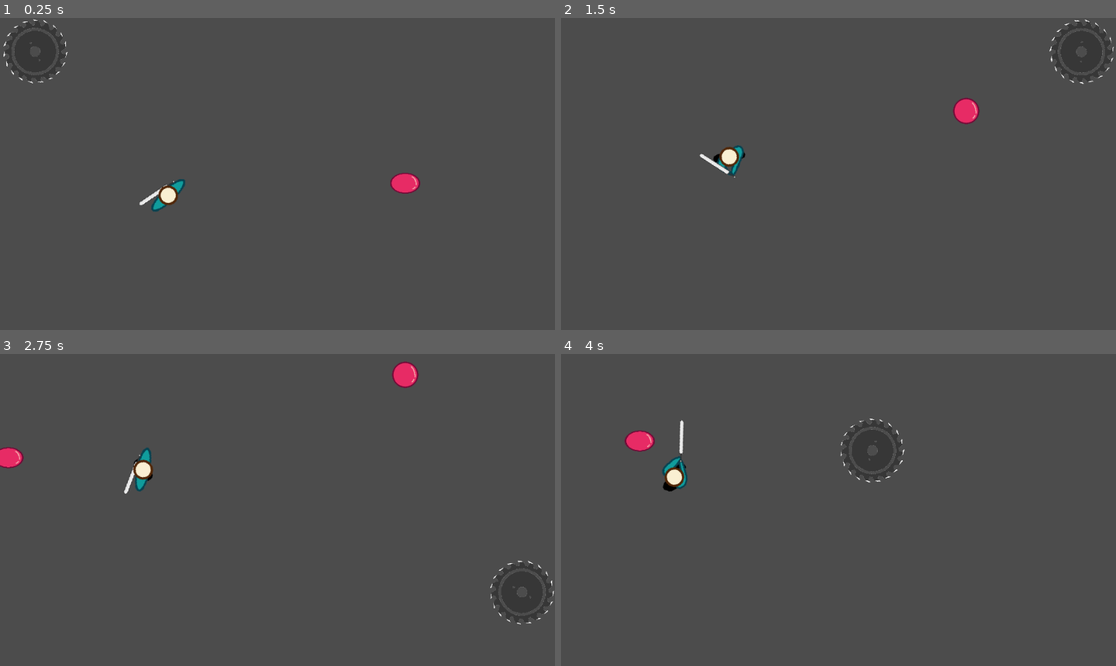
Above: before the commit, frames 1-4 (two rows, left to right).
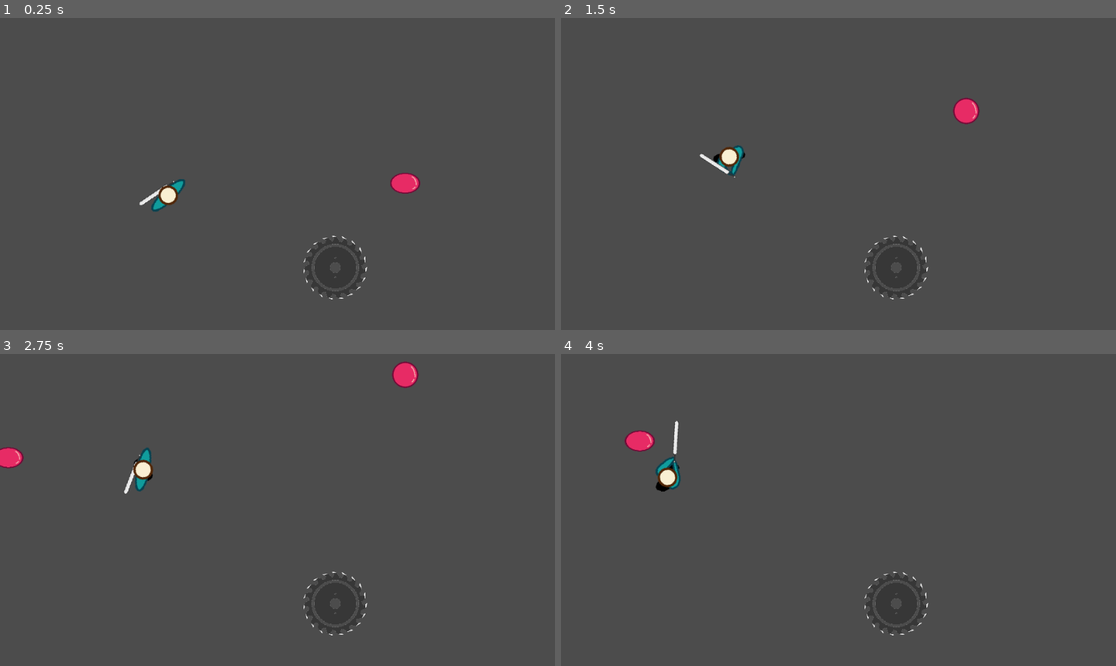
Above: after the commit, the same moments.

Repository: Zircon332/Sawblader
Game: Godot game, scene res://scenes/main.tscn
Two runs of this game, one before a commit and one after it. Both use one fixed random seed, a clock stepped at 60 frames per second and the inputs below.
Inputs (mouse positions are in pixels of both pictures, inside the frame that each line leads up to):
- Up to frame 1 (0.25 s): no input
- Up to frame 2 (1.5 s): move the mouse to (810, 236) at 0.52 s; hold W (move_up) from 0.53 s (still down); click (810, 236) at 0.6 s; move the mouse to (1005, 220) at 1.27 s; click (1005, 220) at 1.35 s
- Up to frame 3 (2.75 s): move the mouse to (111, 463) at 2.02 s; release W (move_up) at 2.03 s; hold A (move_left) from 2.03 s (still down); click (111, 463) at 2.1 s
- Up to frame 4 (4 s): move the mouse to (866, 510) at 2.77 s; click (866, 510) at 2.85 s; move the mouse to (755, 432) at 3.52 s; release A (move_left) at 3.53 s; hold S (move_down) from 3.53 s (still down); click (755, 432) at 3.6 s

The runs differ from the first frame. In frame 1, 0.2% of the frame differs, in the area x 0-67%, y 0-91%; in frame 2, 0.2%; in frame 3, 0.2%; in frame 4, 0.8%, in the area x 17-67%, y 20-91%.

Commit message:
setup layer names

Diff:
--- a/entities/player/player.tscn
+++ b/entities/player/player.tscn
@@ -119,6 +119,7 @@
 radius = 38.0
 
 [node name="Player" type="KinematicBody2D"]
+collision_mask = 0
 script = ExtResource( 1 )
 
 [node name="AnimatedSprite" type="AnimatedSprite" parent="."]
@@ -130,6 +131,8 @@
 shape = SubResource( 1 )
 
 [node name="HitBox" type="Area2D" parent="."]
+collision_layer = 0
+collision_mask = 2
 monitoring = false
 monitorable = false
 
--- a/entities/saw/saw.gd
+++ b/entities/saw/saw.gd
@@ -4,7 +4,7 @@
 var _friction = 0.01
 
 var rotation_speed = 2
-var velocity = Vector2.ONE * 100000
+var velocity = Vector2.ONE * 0
 
 onready var _sprite = $Sawblade
 
--- a/entities/saw/saw.tscn
+++ b/entities/saw/saw.tscn
@@ -7,6 +7,8 @@
 radius = 56.0089
 
 [node name="Saw" type="KinematicBody2D"]
+collision_layer = 2
+collision_mask = 4
 script = ExtResource( 2 )
 
 [node name="Sawblade" type="Sprite" parent="."]
--- a/entities/slime/slime.tscn
+++ b/entities/slime/slime.tscn
@@ -4,7 +4,7 @@
 [ext_resource path="res://assets/slime.png" type="Texture" id=2]
 
 [sub_resource type="CircleShape2D" id=1]
-radius = 23.0
+radius = 23.3452
 
 [sub_resource type="Animation" id=2]
 length = 0.001
@@ -39,6 +39,7 @@
 }
 
 [node name="Slime" type="Area2D"]
+collision_layer = 4
 script = ExtResource( 1 )
 
 [node name="CollisionShape2D" type="CollisionShape2D" parent="."]
--- a/project.godot
+++ b/project.godot
@@ -18,7 +18,6 @@
 
 window/size/width=960
 window/size/height=540
-window/size/resizable=false
 
 [gui]
 
@@ -56,6 +55,12 @@
  ]
 }
 
+[layer_names]
+
+2d_physics/layer_1="player"
+2d_physics/layer_2="saw"
+2d_physics/layer_3="slime"
+
 [physics]
 
 common/enable_pause_aware_picking=true
--- a/scenes/main.tscn
+++ b/scenes/main.tscn
@@ -28,15 +28,23 @@
 [node name="Wall" parent="Walls" instance=ExtResource( 6 )]
 position = Vector2( -407, 250 )
 scale = Vector2( 40.7707, -54.9909 )
+collision_layer = 0
+collision_mask = 3
 
 [node name="Wall2" parent="Walls" instance=ExtResource( 6 )]
 position = Vector2( 1425, 320 )
 scale = Vector2( 46.5856, -58.0522 )
+collision_layer = 0
+collision_mask = 3
 
 [node name="Wall3" parent="Walls" instance=ExtResource( 6 )]
 position = Vector2( 587, -173 )
 scale = Vector2( -120.19, -17.5083 )
+collision_layer = 0
+collision_mask = 3
 
 [node name="Wall4" parent="Walls" instance=ExtResource( 6 )]
 position = Vector2( 542, 715 )
 scale = Vector2( -87.51, -17.5083 )
+collision_layer = 0
+collision_mask = 3
